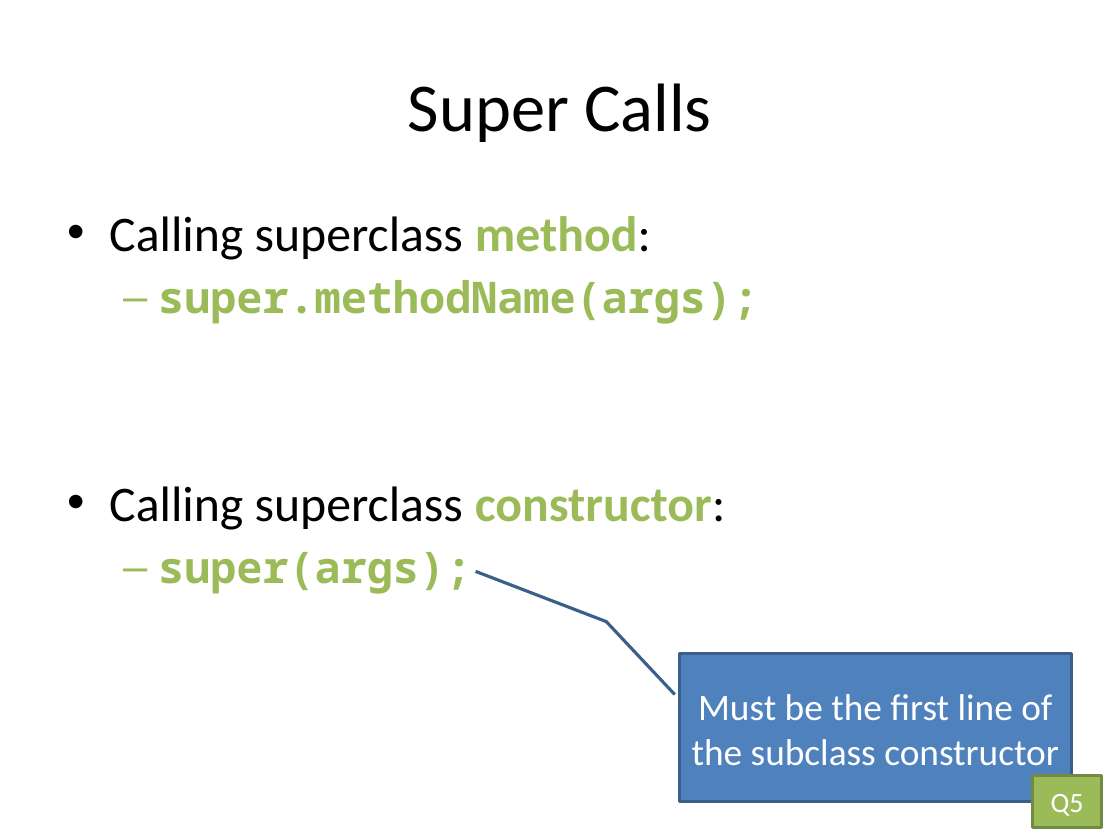
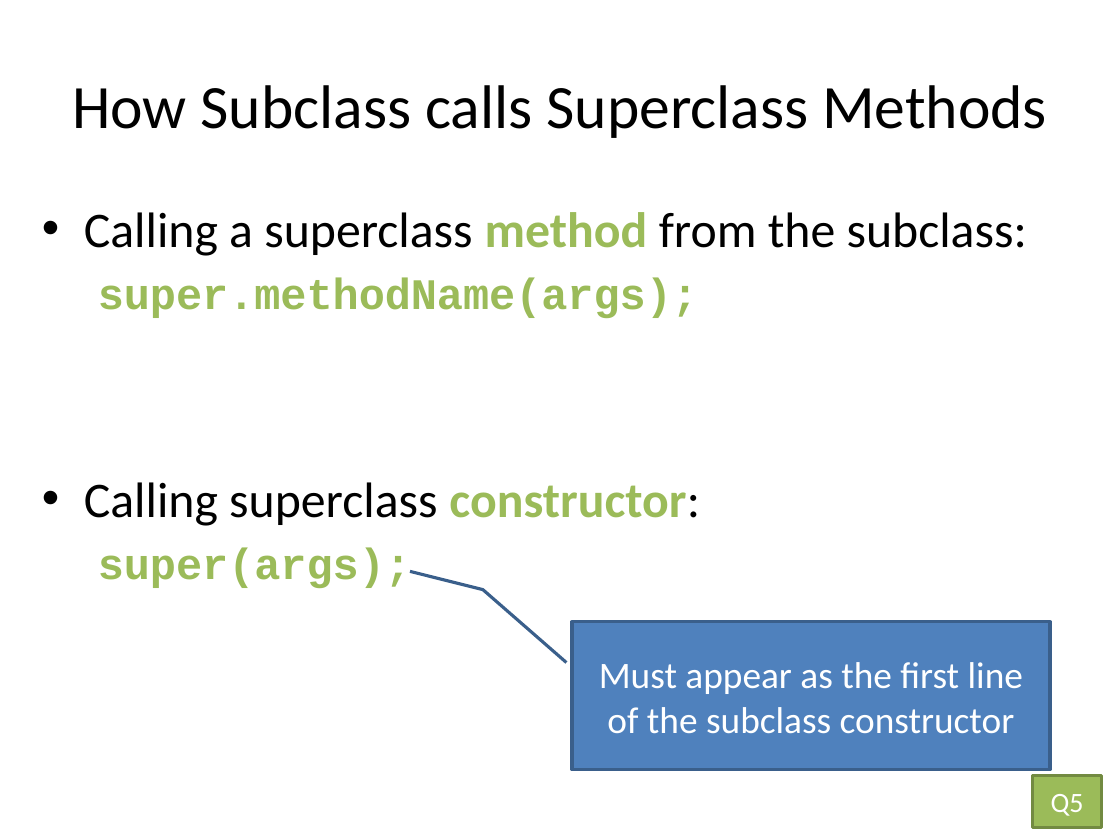
Before and after one commit to RHIT-CSSE/csse220, a slide deck: slide 12 of ClassMaterialsChunked/Inheritance/Slides/Inheritance.pptx. Drawn at 1120x840 pixels with LibreOffice and Linux fonts; fonts in the diff are those of the drawing. Boxes give left, top, right and bottom in pixels: in the first picture for what was removed or moved away, otherwise in the second. Text is boxed around its words. In the diff, an @@ line names an element or a change of style, - is before the commit and + after.

```diff
--- a/ClassMaterialsChunked/Inheritance/Slides/Inheritance.pptx
+++ b/ClassMaterialsChunked/Inheritance/Slides/Inheritance.pptx
@@ title at bbox=[72, 85, 1047, 138]: text changed; size 44 to 39.6 pt @@
-Super Calls
+How Subclass calls Superclass Methods
@@ text "Calling a superclass method from ...": place and size @@
-text "Calling a superclass method from ..." at bbox=[109, 216, 758, 594]
+text "Calling a superclass method from ..." at bbox=[84, 212, 1027, 588]
@@ text at bbox=[84, 212, 1027, 256]: text changed @@
-• Calling superclass method:
+• Calling a superclass method from the subclass:
@@ text at bbox=[98, 277, 698, 588]: font Noto Sans Mono to Courier New in "super.methodName(args);", "super(args);"; bullet – to none @@
@@ border callout "Must appear as the first ...": place and size @@
-border callout "Must appear as the first ..." at bbox=[680, 654, 1072, 802]
+border callout "Must appear as the first ..." at bbox=[572, 622, 1051, 769]
@@ border callout "Must appear as the first ..." at bbox=[572, 622, 1051, 769]: proportions changed @@
@@ text in border callout at bbox=[599, 662, 1023, 734]: text changed @@
-Must be the first line of the subclass constructor
+Must appear as the first line of the subclass constructor
```
Also in this commit, not shown: 7 other slides changed, 1 slide added.
